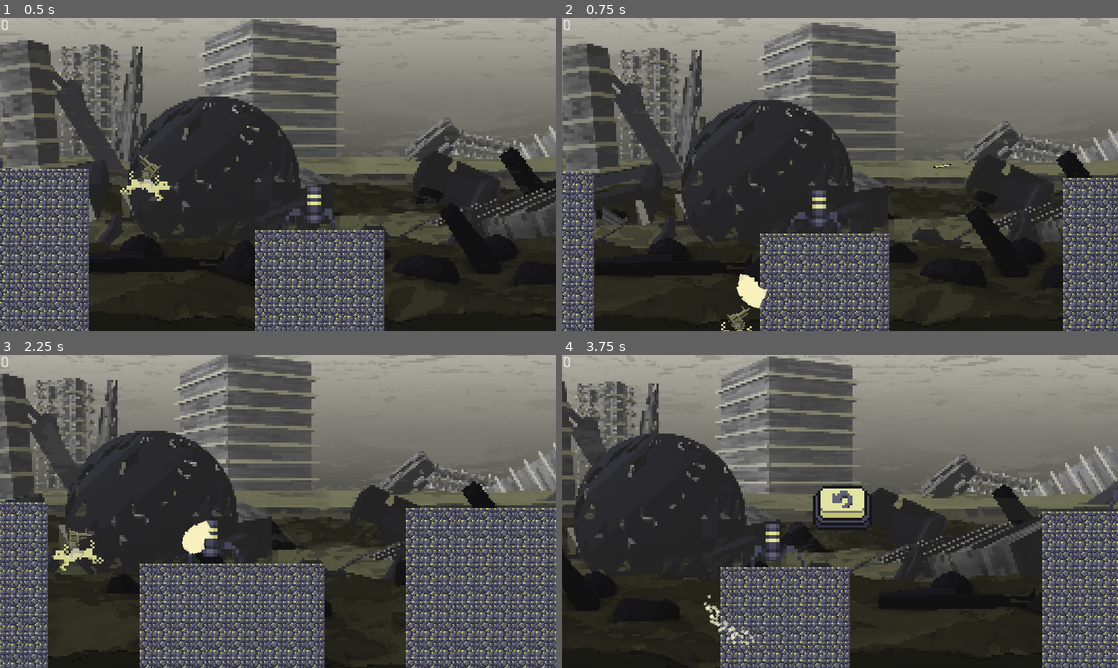
Above: before the commit, frames 1-4 (two rows, left to right).
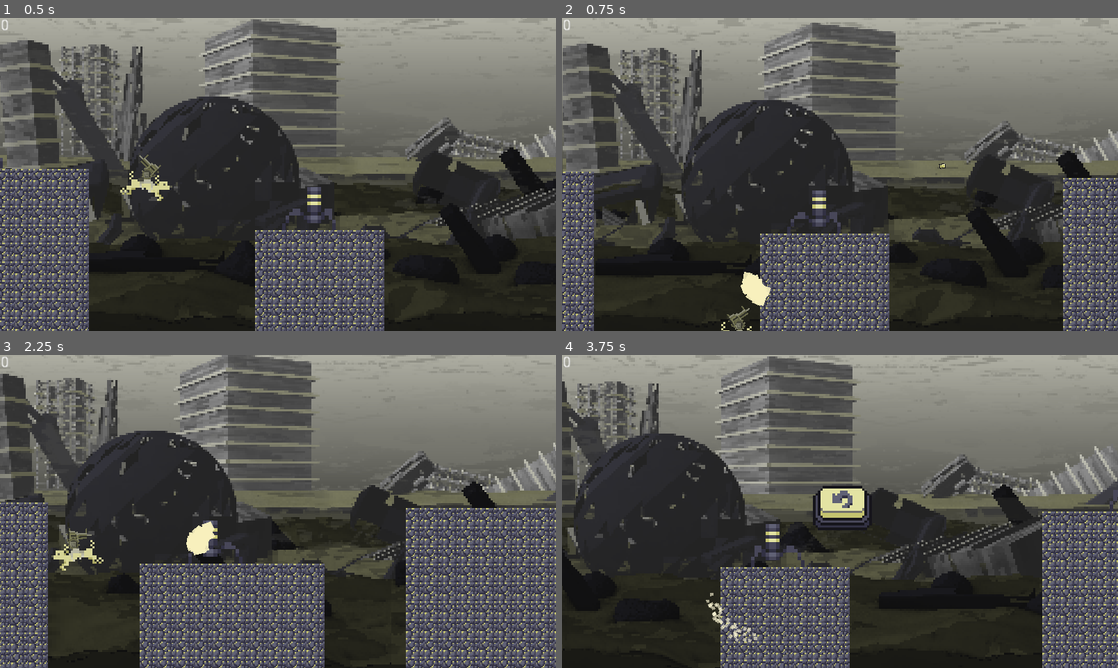
Above: after the commit, the same moments.

Repository: ginestopo/Endless-Runner
Game: Godot game, scene res://scenes/world/world.tscn
Two runs of this game, one before a commit and one after it. Both use one fixed random seed, a clock stepped at 60 frames per second and the inputs below. This scene is started directly instead of the project's main scene.
Inputs (mouse positions are in pixels of both pictures, inside the frame that each line leads up to):
- Up to frame 1 (0.5 s): no input
- Up to frame 2 (0.75 s): tap Enter (ui_accept) at 0.5 s; move the mouse to (962, 158) at 0.52 s; press the mouse at (962, 158) at 0.53 s; hold D (right) from 0.53 s (still down)
- Up to frame 3 (2.25 s): tap Enter (ui_accept) at 0.77 s; release D (right) at 1.25 s; release the mouse at (400, 495) at 1.25 s; click (289, 514) at 1.25 s; move the mouse to (166, 527) at 2.02 s; hold A (left) from 2.03 s (still down); click (166, 527) at 2.1 s
- Up to frame 4 (3.75 s): tap Enter (ui_accept) at 2.27 s; release A (left) at 2.75 s; click (851, 514) at 2.75 s; move the mouse to (895, 442) at 3.52 s; press the mouse at (895, 442) at 3.53 s; hold D (right) from 3.53 s (still down)

Frame 1 is identical in both runs. In frame 2, 0.2% of the frame differs, in the area x 31-70%, y 46-93%; in frame 3, 0.2%; in frame 4, 0.3%, in the area x 25-36%, y 76-93%.

Commit message:
Changed bullet
Bullet bad scaled. Implemented proper scale. Imported bullet UI for showing bullets left

Diff:
--- a/scenes/gun/projectile/dog_gun_projectile.tscn
+++ b/scenes/gun/projectile/dog_gun_projectile.tscn
@@ -5,7 +5,7 @@
 [ext_resource path="res://scenes/gun/projectile/hitParticles/projectileHit.tscn" type="PackedScene" id=3]
 
 [sub_resource type="RectangleShape2D" id=1]
-extents = Vector2( 7.71458, 0.97707 )
+extents = Vector2( 2.96016, 2.12821 )
 
 [node name="dogGunProjectile" type="KinematicBody2D"]
 scale = Vector2( 0.96, 0.96 )
@@ -13,7 +13,7 @@
 hitParticles = ExtResource( 3 )
 
 [node name="Sprite" type="Sprite" parent="."]
-scale = Vector2( 2.01, 0.299227 )
+scale = Vector2( 0.749999, 0.749999 )
 texture = ExtResource( 1 )
 
 [node name="CollisionShape2D" type="CollisionShape2D" parent="."]
Binary file added: resources/pixel art/gun/bullet_UI.png.png
Not shown, added: resources/pixel art/gun/bullet_UI.png.png.import
